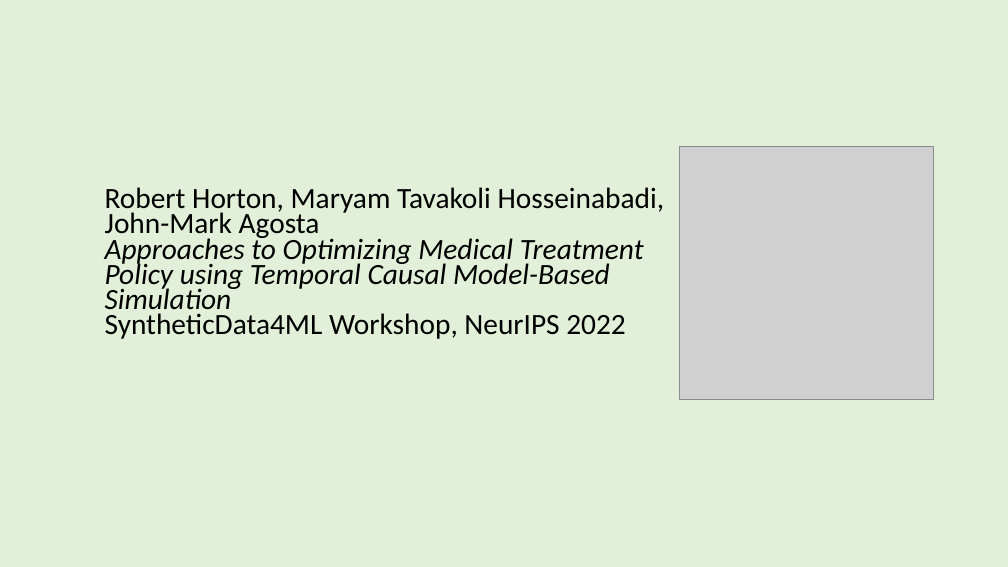
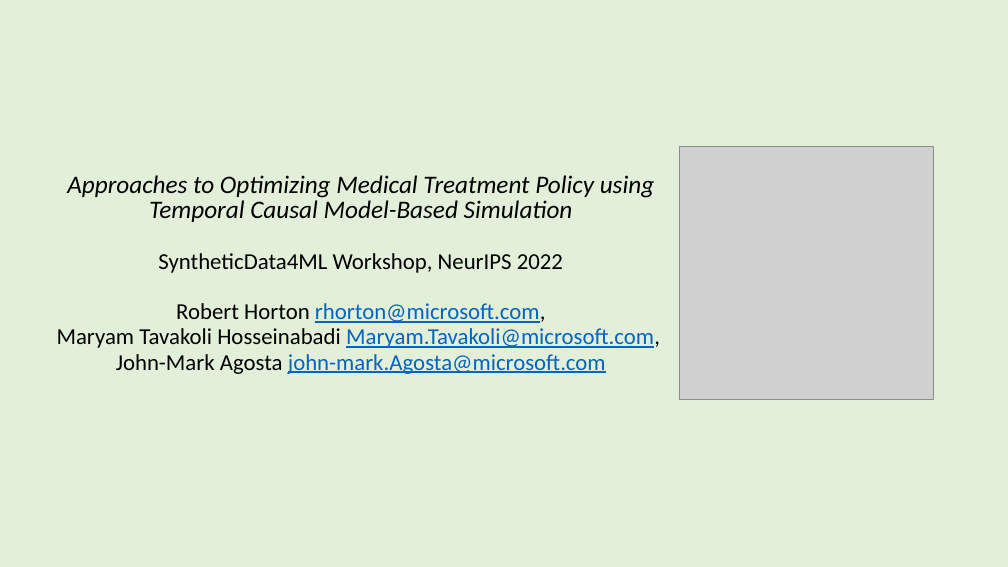
Before and after one commit to rmhorton/bogovirus, a slide deck: slide 6 of bogovirus_2min_presentation.pptx. Drawn at 1008x567 pixels with LibreOffice and Linux fonts; fonts in the diff are those of the drawing; grey boxes stand for pictures. Boxes give left, top, right and bottom in pixels: in the first picture for what was removed or moved away, otherwise in the second. Text is boxed around its words. In the diff, an @@ line names an element or a change of style, - is before the commit and + after.

Commit message:
Reformatted final slide

```diff
--- a/bogovirus_2min_presentation.pptx
+++ b/bogovirus_2min_presentation.pptx
@@ text "Approaches to Optimizing Medical Treatment ...": place and size @@
-text "Approaches to Optimizing Medical Treatment ..." at bbox=[105, 187, 665, 339]
+text "Approaches to Optimizing Medical Treatment ..." at bbox=[57, 175, 660, 374]
@@ text at bbox=[67, 175, 654, 273]: size 28 to 24 pt in "Approaches to Optimizing Medical Treatment Policy using ..."; size 28 to 21.7 pt in "SyntheticData4ML Workshop, NeurIPS 2022"; alignment left to centre @@
@@ text at bbox=[105, 187, 665, 241]: paragraph removed @@
-Robert Horton, Maryam Tavakoli Hosseinabadi, John-Mark Agosta
@@ text at bbox=[57, 303, 660, 374]: paragraphs added @@
+Robert Horton rhorton@microsoft.com,
+Maryam Tavakoli Hosseinabadi Maryam.Tavakoli@microsoft.com,
+John-Mark Agosta john-mark.Agosta@microsoft.com
```
Also in this commit, not shown: 1 other file.
